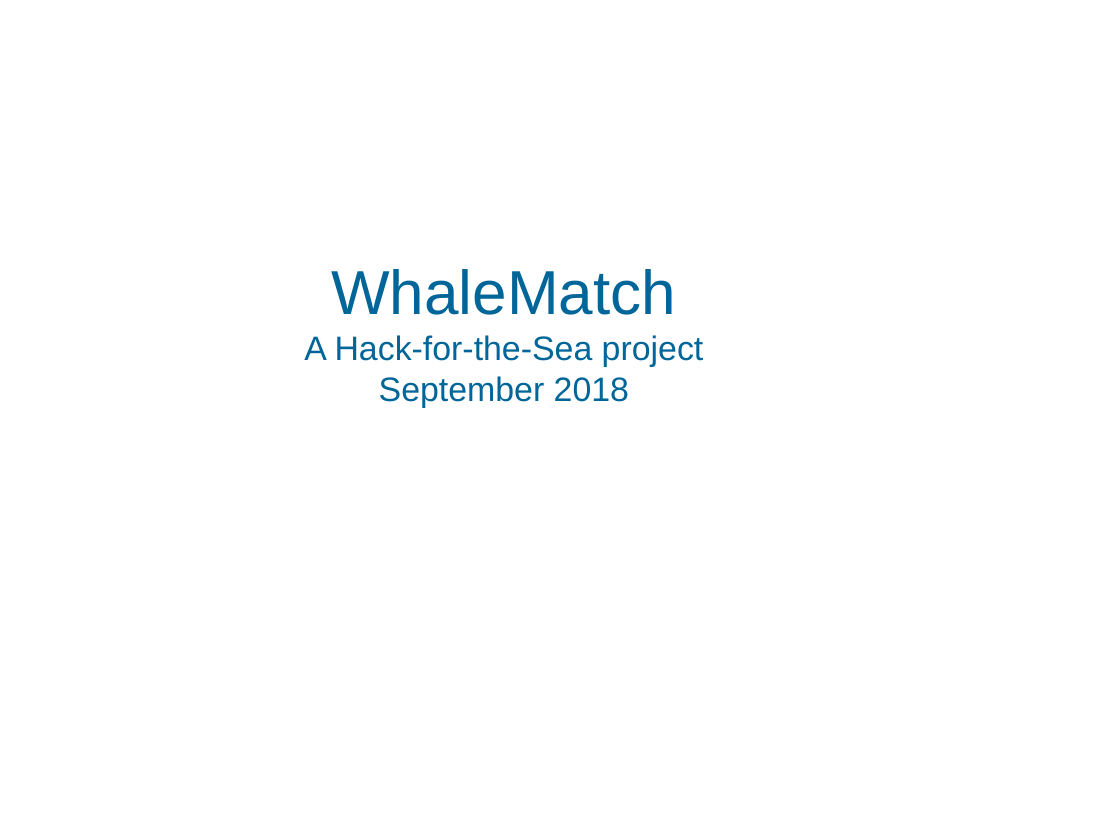
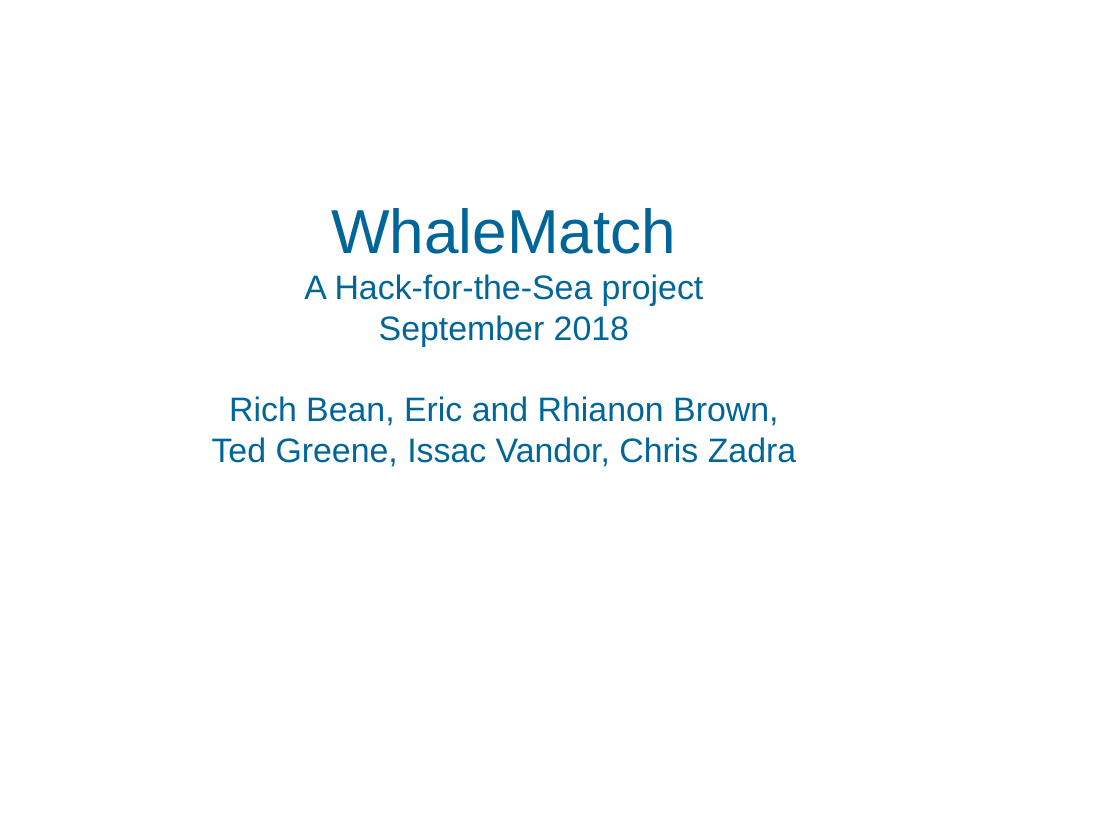
Before and after one commit to hackforthesea/whalematch, a slide deck: slide 1 of presentation.odp. Drawn at 1120x840 pixels with LibreOffice and Linux fonts; fonts in the diff are those of the drawing; background and template pictures are left out. Boxes give left, top, right and bottom in pixels: in the first picture for what was removed or moved away, otherwise in the second. Text is boxed around its words. In the diff, an @@ line names an element or a change of style, - is before the commit and + after.

```diff
--- a/presentation.odp
+++ b/presentation.odp
@@ title at [212, 208, 796, 467]: text changed @@
-WhaleMatch
-A Hack-for-the-Sea project
-September 2018
+WhaleMatch
+A Hack-for-the-Sea project
+September 2018
+Rich Bean, Eric and Rhianon Brown,
+Ted Greene, Issac Vandor, Chris Zadra
```
Also in this commit, not shown: 6 other slides changed, 5 slides added, 6 slides removed.
